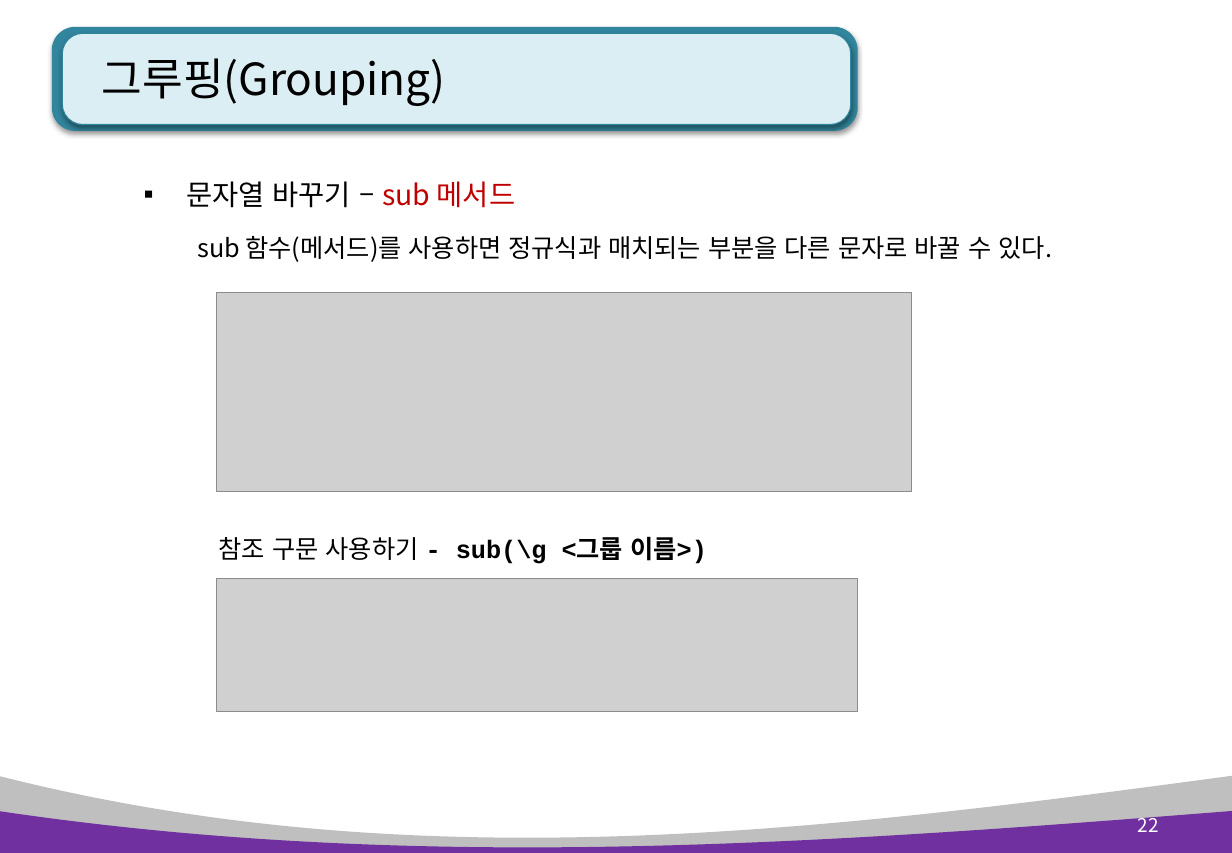
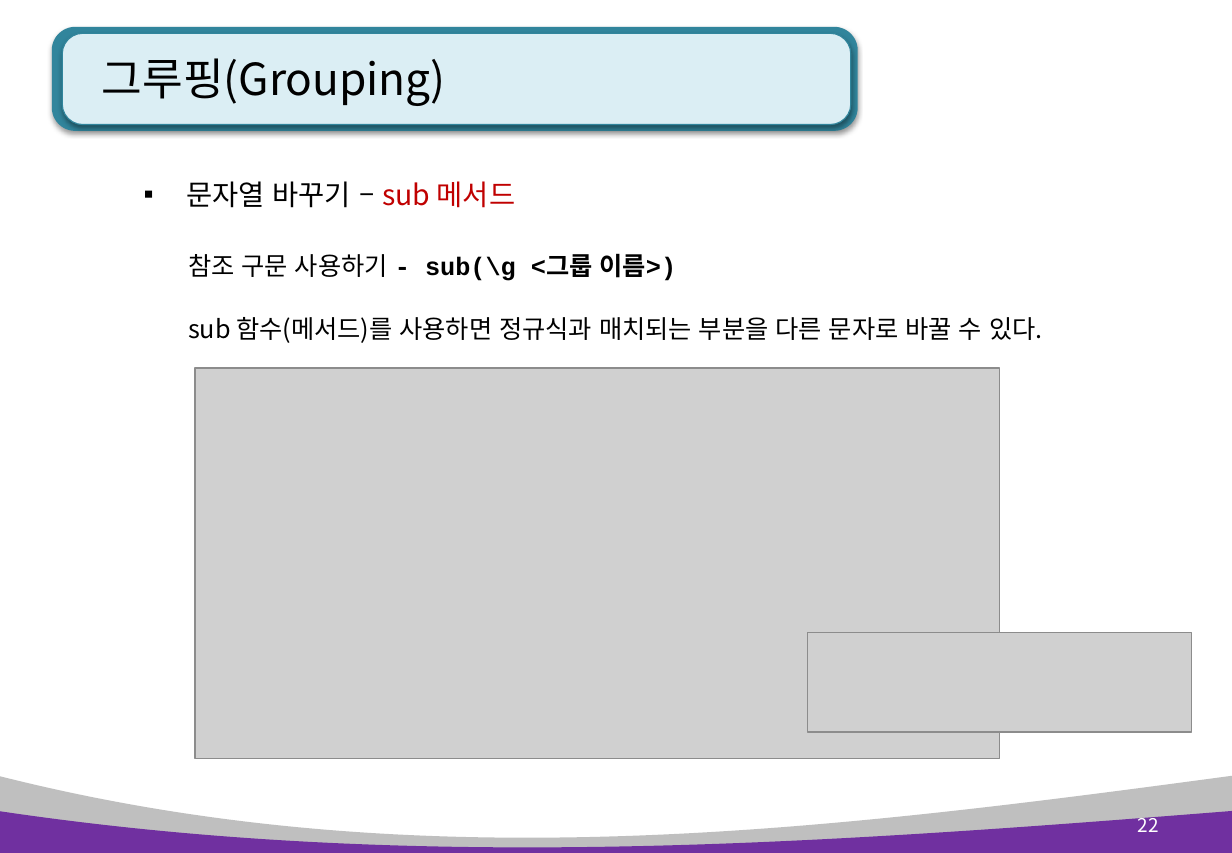
Before and after one commit to pshho/ngreen_project, a slide deck: slide 22 of pyWorks/자료/python_ppt/Python 12장. 정규표현식과 웹 스크래핑.pptx. Drawn at 1232x853 pixels with LibreOffice and Linux fonts; fonts in the diff are those of the drawing; grey boxes stand for pictures. Boxes give left, top, right and bottom in pixels: in the first picture for what was removed or moved away, otherwise in the second. Text is boxed around its words. In the diff, an @@ line names an element or a change of style, - is before the commit and + after.

```diff
--- a/pyWorks/자료/python_ppt/Python 12장. 정규표현식과 웹 스크래핑.pptx
+++ b/pyWorks/자료/python_ppt/Python 12장. 정규표현식과 웹 스크래핑.pptx
@@ text "참조 구문 사용하기 - sub(\g ...": place and size @@
-text "참조 구문 사용하기 - sub(\g ..." at <box>219,536,707,564</box>
+text "참조 구문 사용하기 - sub(\g ..." at <box>188,253,676,281</box>
@@ text "sub 함수(메서드)를 사용하면 정규식과 매치되는 ...": place and size @@
-text "sub 함수(메서드)를 사용하면 정규식과 매치되는 ..." at <box>197,236,1052,262</box>
+text "sub 함수(메서드)를 사용하면 정규식과 매치되는 ..." at <box>188,317,1043,343</box>
@@ picture removed at <box>217,292,912,493</box> @@
@@ picture added at <box>196,369,1001,759</box> @@
@@ picture removed at <box>217,579,859,712</box> @@
@@ picture added at <box>808,632,1192,733</box> @@
```
Also in this commit, not shown: 14 other slides changed, 1 slide added, 32 other files.
